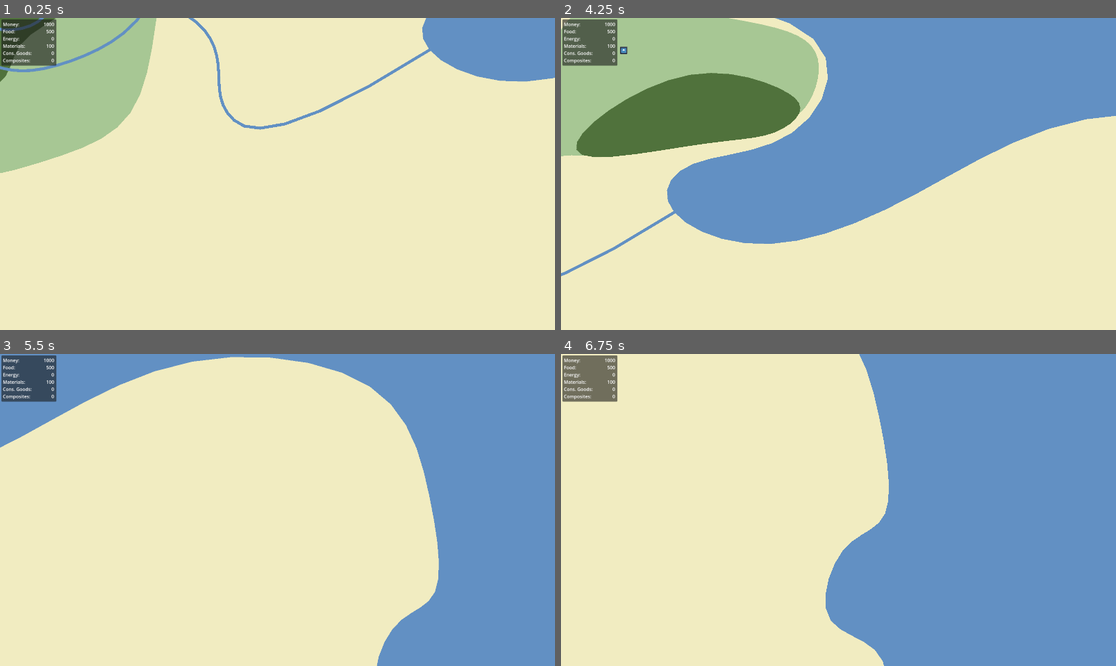
Above: before the commit, frames 1-4 (two rows, left to right).
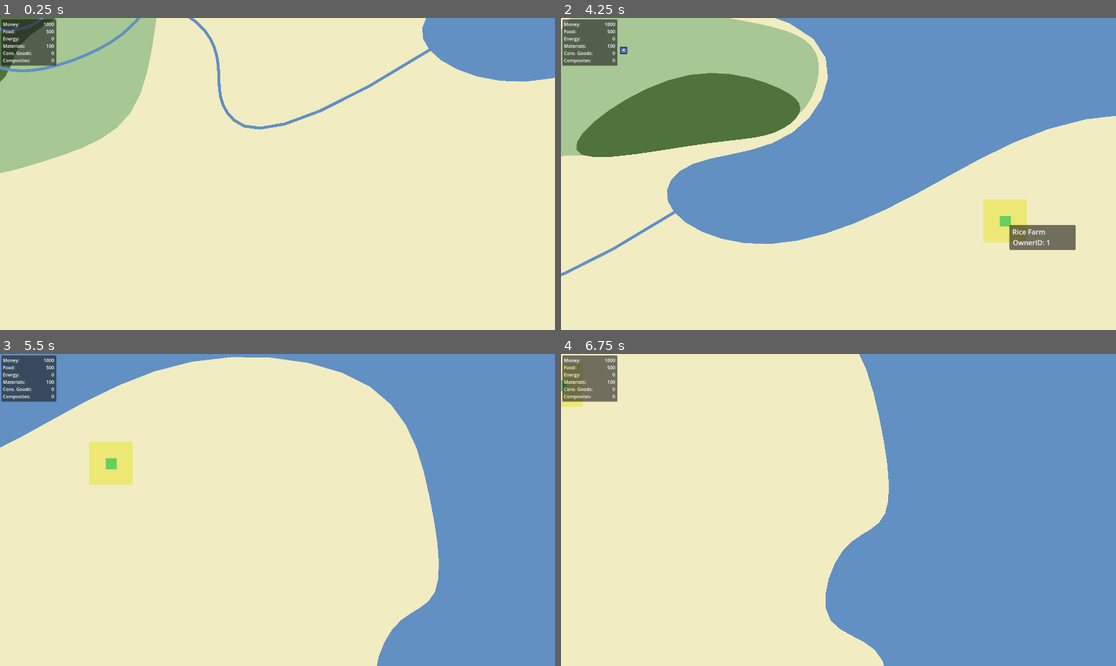
Above: after the commit, the same moments.

Repository: Novation257/Nations-Refounded
Game: Godot game, scene res://masterScene.tscn
Two runs of this game, one before a commit and one after it. Both use one fixed random seed, a clock stepped at 60 frames per second and the inputs below. The engine's default icon, where the game draws it, is replaced by a stand-in: a white triangle on a blue panel in a dark square.
Inputs (mouse positions are in pixels of both pictures, inside the frame that each line leads up to):
- Up to frame 1 (0.25 s): no input
- Up to frame 2 (4.25 s): tap Enter at 0.5, 2, 3.5 s; move the mouse to (960, 158) at 0.52 s; press the mouse at (960, 158) at 0.53 s; tap Space at 1.25, 2.75 s; move the mouse to (727, 189) at 1.27 s; release the mouse at (727, 189) at 1.28 s; click (727, 189) at 1.35 s; move the mouse to (894, 105) at 2.02 s; press the mouse at (894, 105) at 2.03 s; move the mouse to (810, 236) at 2.77 s; release the mouse at (810, 236) at 2.78 s; click (810, 236) at 2.85 s; move the mouse to (1005, 220) at 3.52 s; press the mouse at (1005, 220) at 3.53 s; tap F1 (debug1, bound only after the commit) at 4.15 s
- Up to frame 3 (5.5 s): move the mouse to (111, 463) at 4.27 s; release the mouse at (111, 463) at 4.28 s; click (111, 463) at 4.35 s; tap Space at 5 s; move the mouse to (305, 510) at 5.02 s; press the mouse at (305, 510) at 5.03 s
- Up to frame 4 (6.75 s): move the mouse to (755, 432) at 5.77 s; release the mouse at (755, 432) at 5.78 s; click (755, 432) at 5.85 s; move the mouse to (960, 494) at 6.52 s; press the mouse at (960, 494) at 6.53 s

The runs differ from the first frame. In frame 2, 1.9% of the frame differs, in the area x 76-93%, y 58-75%; in frame 3, 1.1%; in frame 4, 0.4%.

Commit message:
Work on Resource Nodes, Extractors, and basic UI

Diff:
--- a/ClientApp/scenes/ui.tscn
+++ b/ClientApp/UI/Cam+UI.tscn
@@ -1,6 +1,6 @@
 [gd_scene load_steps=2 format=3 uid="uid://lkthen7k7xap"]
 
-[ext_resource type="Script" path="res://scripts/cameraControls.gd" id="1_0pqkt"]
+[ext_resource type="Script" path="res://UI/cameraControls.gd" id="1_0pqkt"]
 
 [node name="Camera2D" type="Camera2D"]
 limit_left = -5000
@@ -19,6 +19,7 @@
 pivot_offset = Vector2(-5, -5)
 
 [node name="Money Title" type="Label" parent="UI/Resources"]
+layout_mode = 0
 offset_left = 5.0
 offset_top = 5.0
 offset_right = 63.0
@@ -34,6 +35,7 @@
 text = "Food:"
 
 [node name="Energy Title" type="Label" parent="UI/Resources"]
+layout_mode = 0
 offset_left = 5.0
 offset_top = 55.0
 offset_right = 63.0
@@ -41,6 +43,7 @@
 text = "Energy:"
 
 [node name="BM Title" type="Label" parent="UI/Resources"]
+layout_mode = 0
 offset_left = 5.0
 offset_top = 80.0
 offset_right = 82.0
@@ -48,6 +51,7 @@
 text = "Materials:"
 
 [node name="CG Title" type="Label" parent="UI/Resources"]
+layout_mode = 0
 offset_left = 5.0
 offset_top = 105.0
 offset_right = 100.0
@@ -55,6 +59,7 @@
 text = "Cons. Goods:"
 
 [node name="Composites Title" type="Label" parent="UI/Resources"]
+layout_mode = 0
 offset_left = 5.0
 offset_top = 130.0
 offset_right = 100.0
@@ -73,6 +78,7 @@
 
 [node name="Food Number" type="Label" parent="UI/Resources"]
 unique_name_in_owner = true
+layout_mode = 0
 offset_left = 100.0
 offset_top = 30.0
 offset_right = 183.0
@@ -82,6 +88,7 @@
 
 [node name="Energy Number" type="Label" parent="UI/Resources"]
 unique_name_in_owner = true
+layout_mode = 0
 offset_left = 100.0
 offset_top = 55.0
 offset_right = 183.0
@@ -91,6 +98,7 @@
 
 [node name="BM Number" type="Label" parent="UI/Resources"]
 unique_name_in_owner = true
+layout_mode = 0
 offset_left = 100.0
 offset_top = 80.0
 offset_right = 183.0
@@ -100,6 +108,7 @@
 
 [node name="CG Number" type="Label" parent="UI/Resources"]
 unique_name_in_owner = true
+layout_mode = 0
 offset_left = 100.0
 offset_top = 105.0
 offset_right = 183.0
@@ -109,6 +118,7 @@
 
 [node name="Composites Number" type="Label" parent="UI/Resources"]
 unique_name_in_owner = true
+layout_mode = 0
 offset_left = 100.0
 offset_top = 130.0
 offset_right = 183.0
--- /dev/null
+++ b/ClientApp/gameObjects/extractor/GenericExtractor.tscn
@@ -0,0 +1,54 @@
+[gd_scene load_steps=3 format=3 uid="uid://b8witt57rpqyq"]
+
+[ext_resource type="Script" path="res://gameObjects/extractor/extractor.gd" id="1_mq0md"]
+
+[sub_resource type="RectangleShape2D" id="RectangleShape2D_x1knm"]
+
+[node name="Extractor Cube" type="Polygon2D"]
+scale = Vector2(7.5, 7.418)
+color = Color(0.909804, 0.886275, 0.141176, 0.482353)
+polygon = PackedVector2Array(-10, -10, -10, 10, 10, 10, 10, -10)
+script = ExtResource("1_mq0md")
+metadata/outputs = {}
+metadata/ownerID = 0
+metadata/type = ""
+
+[node name="Extractor Cube" type="Polygon2D" parent="."]
+position = Vector2(0.13335, 0.269653)
+scale = Vector2(0.25, 0.248)
+color = Color(0.403922, 0.815686, 0.372549, 1)
+polygon = PackedVector2Array(-10, -10, -10, 10, 10, 10, 10, -10)
+
+[node name="Area2D" type="Area2D" parent="."]
+
+[node name="CollisionShape2D" type="CollisionShape2D" parent="Area2D"]
+shape = SubResource("RectangleShape2D_x1knm")
+
+[node name="UI" type="Panel" parent="."]
+unique_name_in_owner = true
+offset_left = 32.0
+offset_top = -27.0
+offset_right = 185.0
+offset_bottom = 31.0
+scale = Vector2(0.2, 0.2)
+
+[node name="ownerID" type="Label" parent="UI"]
+unique_name_in_owner = true
+layout_mode = 0
+offset_left = 8.0
+offset_top = 29.1763
+offset_right = 104.0
+offset_bottom = 52.1763
+text = "OwnerID: 12"
+
+[node name="type" type="Label" parent="UI"]
+unique_name_in_owner = true
+layout_mode = 0
+offset_left = 7.33333
+offset_top = 4.237
+offset_right = 202.333
+offset_bottom = 27.237
+text = "Extractor Name"
+
+[connection signal="mouse_entered" from="Area2D" to="." method="_on_area_2d_mouse_entered"]
+[connection signal="mouse_exited" from="Area2D" to="." method="_on_area_2d_mouse_exited"]
--- /dev/null
+++ b/ClientApp/gameObjects/extractor/extractor.gd
@@ -0,0 +1,41 @@
+extends Polygon2D
+
+#UI
+var UI:Panel
+var UI_ownerID:Label
+var UI_type:Label
+
+# Called when the node enters the scene tree for the first time.
+func _ready() -> void:
+	# Wait for variable and metadata updates from main script
+
+	UI = get_node("%UI")
+	UI.visible = false
+
+	UI_ownerID = get_node("%ownerID")
+	UI_ownerID.text = "OwnerID: " + str(get_meta("ownerID"))
+
+	UI_type = get_node("%type")
+	UI_type.text = get_meta("type")
+
+	pass # Replace with function body.
+
+
+# Called every frame. 'delta' is the elapsed time since the previous frame.
+func _process(delta: float) -> void:
+	if UI.visible == true:
+		var m_pos:Vector2 = get_local_mouse_position()
+		UI.position[0] = m_pos[0] + 2
+		UI.position[1] = m_pos[1] + 2
+
+	pass
+
+
+func _on_area_2d_mouse_entered() -> void:
+	UI.visible = true
+	pass # Replace with function body.
+
+
+func _on_area_2d_mouse_exited() -> void:
+	UI.visible = false
+	pass # Replace with function body.
--- /dev/null
+++ b/ClientApp/gameObjects/resourceNode/GenericResourceNode.tscn
@@ -0,0 +1,39 @@
+[gd_scene load_steps=4 format=3 uid="uid://dyisil0laddwh"]
+
+[ext_resource type="Texture2D" uid="uid://cv1gw87h4waa7" path="res://sprites/icon.svg" id="1_5e3ej"]
+[ext_resource type="Script" path="res://gameObjects/resourceNode/resourceNode.gd" id="1_fp0ch"]
+
+[sub_resource type="RectangleShape2D" id="RectangleShape2D_70tww"]
+
+[node name="GenericResourceNode" type="Node2D"]
+script = ExtResource("1_fp0ch")
+metadata/resource = "None"
+
+[node name="Bananas RN" type="Sprite2D" parent="."]
+scale = Vector2(0.2, 0.2)
+texture = ExtResource("1_5e3ej")
+
+[node name="Area2D" type="Area2D" parent="."]
+scale = Vector2(1.25, 1.25)
+
+[node name="CollisionShape2D" type="CollisionShape2D" parent="Area2D"]
+shape = SubResource("RectangleShape2D_70tww")
+
+[node name="UI" type="Panel" parent="."]
+unique_name_in_owner = true
+offset_left = 32.0
+offset_top = -27.0
+offset_right = 142.0
+offset_bottom = 8.0
+
+[node name="RN_Name" type="Label" parent="UI"]
+unique_name_in_owner = true
+layout_mode = 0
+offset_left = 5.0
+offset_top = 5.0
+offset_right = 87.0
+offset_bottom = 28.0
+text = "RN_Name"
+
+[connection signal="mouse_entered" from="Area2D" to="." method="_on_area_2d_mouse_entered"]
+[connection signal="mouse_exited" from="Area2D" to="." method="_on_area_2d_mouse_exited"]
--- /dev/null
+++ b/ClientApp/gameObjects/resourceNode/resourceNode.gd
@@ -0,0 +1,39 @@
+extends Node2D
+
+var RN_name:String
+
+#UI
+var UI:Panel
+var UI_name:Label
+
+# Called when the node enters the scene tree for the first time.
+func _ready() -> void:
+	RN_name = get_meta("resource")
+
+	UI = get_node("%UI")
+	UI.visible = false
+
+	UI_name = get_node("%RN_Name")
+	UI_name.text = RN_name
+
+	pass
+
+
+# Called every frame. 'delta' is the elapsed time since the previous frame.
+func _process(delta: float) -> void:
+	if UI.visible == true:
+		var m_pos:Vector2 = get_local_mouse_position()
+		UI.position[0] = m_pos[0] + 2
+		UI.position[1] = m_pos[1] + 2
+
+	pass
+
+
+func _on_area_2d_mouse_entered() -> void:
+	UI.visible = true
+	pass
+
+
+func _on_area_2d_mouse_exited() -> void:
+	UI.visible = false
+	pass
--- a/ClientApp/masterScene.tscn
+++ b/ClientApp/masterScene.tscn
@@ -1,11 +1,12 @@
-[gd_scene load_steps=5 format=3 uid="uid://cyex4x6u3epw2"]
+[gd_scene load_steps=6 format=3 uid="uid://cyex4x6u3epw2"]
 
 [ext_resource type="Script" path="res://scripts/masterScene.gd" id="1_fideo"]
 [ext_resource type="Script" path="res://addons/splines/spline_2d.gd" id="3_tiwjy"]
-[ext_resource type="PackedScene" uid="uid://dyisil0laddwh" path="res://scenes/GenericResourceNode.tscn" id="4_veajf"]
-[ext_resource type="PackedScene" uid="uid://lkthen7k7xap" path="res://scenes/ui.tscn" id="4_ykco2"]
+[ext_resource type="PackedScene" uid="uid://dyisil0laddwh" path="res://gameObjects/resourceNode/GenericResourceNode.tscn" id="4_veajf"]
+[ext_resource type="PackedScene" uid="uid://lkthen7k7xap" path="res://UI/Cam+UI.tscn" id="4_ykco2"]
+[ext_resource type="PackedScene" uid="uid://b8witt57rpqyq" path="res://gameObjects/extractor/GenericExtractor.tscn" id="5_spx8q"]
 
-[node name="Node2D" type="Node2D"]
+[node name="Master Node" type="Node2D"]
 script = ExtResource("1_fideo")
 
 [node name="Map" type="CanvasGroup" parent="."]
@@ -21,7 +22,7 @@
 position = Vector2(65.9999, 155)
 script = ExtResource("3_tiwjy")
 points = PackedVector2Array(-2433.31, -518.684, -2004.8, -716.461, -1647.84, -804.659, -1484.05, -1021.36, -987.639, -1 …(1136 unchanged characters)…
-weights = PackedFloat32Array(1, 1, 1, 1, 1, 1, 1, 1, 1, 1, 1 …(119276 unchanged characters)… 1, 1, 1, 1, 1, 1, 1, 1, 1, 1, 1, 1, 1, 1)
+weights = PackedFloat32Array(1, 1, 1, 1, 1, 1, 1, 1, 1, 1, 1 …(119276 unchanged characters)… 1, 1, 1, 1, 1, 1, 1, 1, 1, 1, 1, 1, 1, 1, 1, 1, 1, 1, 1, 1, 1, 1, 1, 1, 1, 1, 1, 1, 1, 1, 1, 1, 1, 1, 1, 1, 1, 1, 1, 1, 1, 1, 1, 1, 1, 1, 1, 1, 1, 1, 1, 1, 1, 1, 1, 1, 1, 1, 1, 1, 1, 1, 1, 1, 1, 1, 1, 1, 1, 1, 1, 1, 1, 1, 1, 1, 1, 1, 1, 1, 1, 1)
 open = false
 border = false
 fill = true
@@ -31,7 +32,7 @@
 position = Vector2(-980, -203)
 script = ExtResource("3_tiwjy")
 points = PackedVector2Array(-243.622, -222.623, 78.9117, -640.832, 508.909, -930.005, 665.709, -836.773, 563.194, -447.16, 530.291, 35.7971, 207.751, 151.71, -248.317, 285.678, -1009.16, 55.1613, -1048.76, 258.808, -1298.16, 142.881, -1164.63, -108.98, -776.504, -20.901, -700.589, -274.256)
-weights = PackedFloat32Array(1, 1, 1, 1, 1, 1, 1, 1, 1, 1, 1 …(21725 unchanged characters)… 1, 1, 1, 1, 1, 1, 1, 1, 1, 1, 1, 1, 1, 1)
+weights = PackedFloat32Array(1, 1, 1, 1, 1, 1, 1, 1, 1, 1, 1 …(21725 unchanged characters)… 1, 1, 1, 1, 1, 1, 1, 1, 1, 1, 1, 1, 1, 1, 1, 1, 1, 1, 1, 1, 1, 1, 1, 1, 1, 1, 1, 1, 1, 1, 1, 1, 1, 1, 1, 1, 1, 1, 1, 1, 1, 1, 1, 1, 1, 1, 1, 1, 1, 1, 1, 1, 1, 1, 1, 1, 1, 1, 1, 1, 1, 1, 1, 1, 1, 1, 1, 1, 1, 1, 1, 1, 1, 1, 1, 1, 1, 1, 1, 1, 1, 1)
 open = false
 border = false
 fill = true
@@ -41,7 +42,7 @@
 position = Vector2(-1035, -521)
 script = ExtResource("3_tiwjy")
 points = PackedVector2Array(-786.552, 194.825, -253.795, -31.4633, 173.837, -409.204, 467.833, -79.5718, 82.9648, 45.1541, 145.328, 255.406, -367.83, 258.97)
-weights = PackedFloat32Array(1, 1, 1, 1, 1, 1, 1, 1, 1, 1, 1 …(15668 unchanged characters)… 1, 1, 1, 1, 1, 1, 1, 1, 1, 1, 1, 1, 1, 1)
+weights = PackedFloat32Array(1, 1, 1, 1, 1, 1, 1, 1, 1, 1, 1 …(15668 unchanged characters)… 1, 1, 1, 1, 1, 1, 1, 1, 1, 1, 1, 1, 1, 1, 1, 1, 1, 1, 1, 1, 1, 1, 1, 1, 1, 1, 1, 1, 1, 1, 1, 1, 1, 1, 1, 1, 1, 1, 1, 1, 1, 1, 1, 1, 1, 1, 1, 1, 1, 1, 1, 1, 1, 1, 1, 1, 1, 1, 1, 1, 1, 1, 1, 1, 1, 1, 1, 1, 1, 1, 1, 1, 1, 1, 1, 1, 1, 1, 1, 1, 1, 1)
 open = false
 border = false
 fill = true
@@ -88,7 +89,7 @@
 position = Vector2(-1735, 113)
 script = ExtResource("3_tiwjy")
 points = PackedVector2Array(-243.622, -222.623, 110.098, -223.524, 539.917, -135.425, 323.673, -36.6466, 128.786, -12.6194, 18.7378, 201.189, -274.336, 120.865)
-weights = PackedFloat32Array(1, 1, 1, 1, 1, 1, 1, 1, 1, 1, 1 …(4448 unchanged characters)… 1, 1, 1, 1, 1, 1, 1, 1, 1, 1, 1, 1, 1, 1)
+weights = PackedFloat32Array(1, 1, 1, 1, 1, 1, 1, 1, 1, 1, 1 …(4448 unchanged characters)… 1, 1, 1, 1, 1, 1, 1, 1, 1, 1, 1, 1, 1, 1, 1, 1, 1, 1, 1, 1, 1, 1, 1, 1, 1, 1, 1, 1, 1, 1, 1, 1, 1, 1, 1, 1, 1, 1, 1, 1, 1, 1, 1, 1, 1, 1, 1, 1, 1, 1, 1, 1, 1, 1, 1, 1, 1, 1, 1, 1, 1, 1, 1, 1, 1, 1, 1, 1, 1, 1, 1, 1, 1, 1, 1, 1, 1, 1, 1, 1, 1, 1)
 open = false
 border = false
 fill = true
@@ -98,7 +99,7 @@
 position = Vector2(556, -855)
 script = ExtResource("3_tiwjy")
 points = PackedVector2Array(19.9692, -265.708, 355.59, -217.762, 478.451, -142.847, 469.461, -5.00256, 402.259, 102.07, 340.631, 91.9543, 138.782, -110.154, -244.144, 58.0143, -265.713, 259.592, -369.792, 206.203, -654.269, 288.666, -429.523, -268.705, -243.733, -340.623)
-weights = PackedFloat32Array(1, 1, 1, 1, 1, 1, 1, 1, 1, 1, 1 …(35006 unchanged characters)… 1, 1, 1, 1, 1, 1, 1, 1, 1, 1, 1, 1, 1, 1)
+weights = PackedFloat32Array(1, 1, 1, 1, 1, 1, 1, 1, 1, 1, 1 …(35006 unchanged characters)… 1, 1, 1, 1, 1, 1, 1, 1, 1, 1, 1, 1, 1, 1, 1, 1, 1, 1, 1, 1, 1, 1, 1, 1, 1, 1, 1, 1, 1, 1, 1, 1, 1, 1, 1, 1, 1, 1, 1, 1, 1, 1, 1, 1, 1, 1, 1, 1, 1, 1, 1, 1, 1, 1, 1, 1, 1, 1, 1, 1, 1, 1, 1, 1, 1, 1, 1, 1, 1, 1, 1, 1, 1, 1, 1, 1, 1, 1, 1, 1, 1, 1)
 open = false
 border = false
 fill = true
@@ -108,54 +109,43 @@
 position = Vector2(525, -701)
 script = ExtResource("3_tiwjy")
 points = PackedVector2Array(-326.819, -35.0415, 65.0303, -257.976, 397.181, -159.042, 467.833, -79.5718, 343.181, 16.9585, 137.181, 20.9585, -388.181, 122.949)
-weights = PackedFloat32Array(1, 1, 1, 1, 1, 1, 1, 1, 1, 1, 1 …(20912 unchanged characters)… 1, 1, 1, 1, 1, 1, 1, 1, 1, 1, 1, 1, 1, 1)
+weights = PackedFloat32Array(1, 1, 1, 1, 1, 1, 1, 1, 1, 1, 1 …(20912 unchanged characters)… 1, 1, 1, 1, 1, 1, 1, 1, 1, 1, 1, 1, 1, 1, 1, 1, 1, 1, 1, 1, 1, 1, 1, 1, 1, 1, 1, 1, 1, 1, 1, 1, 1, 1, 1, 1, 1, 1, 1, 1, 1, 1, 1, 1, 1, 1, 1, 1, 1, 1, 1, 1, 1, 1, 1, 1, 1, 1, 1, 1, 1, 1, 1, 1, 1, 1, 1, 1, 1, 1, 1, 1, 1, 1, 1, 1, 1, 1, 1, 1, 1, 1)
 open = false
 border = false
 fill = true
 fill_color = Color(0.313726, 0.447059, 0.235294, 1)
 
-[node name="Res Nodes" type="Node2D" parent="Map"]
-
-[node name="Coal RN" parent="Map/Res Nodes" instance=ExtResource("4_veajf")]
-position = Vector2(-1443, -495)
-
-[node name="Bananas RN" parent="Map/Res Nodes" instance=ExtResource("4_veajf")]
-position = Vector2(-1499, -2)
-
-[node name="Cocoa RN" parent="Map/Res Nodes" instance=ExtResource("4_veajf")]
-position = Vector2(-823, -642)
-
-[node name="Cattle RN" parent="Map/Res Nodes" instance=ExtResource("4_veajf")]
-position = Vector2(351, -990)
-
-[node name="Extractor Cube" type="Polygon2D" parent="."]
-position = Vector2(-1408, -518)
-scale = Vector2(7.5, 7.418)
-color = Color(0.909804, 0.886275, 0.141176, 0.482353)
-polygon = PackedVector2Array(-10, -10, -10, 10, 10, 10, 10, -10)
-
-[node name="Extractor Cube" type="Polygon2D" parent="Extractor Cube"]
-position = Vector2(0.13335, 0.269653)
-scale = Vector2(0.25, 0.248)
-color = Color(0.403922, 0.815686, 0.372549, 1)
-polygon = PackedVector2Array(-10, -10, -10, 10, 10, 10, 10, -10)
-
-[node name="Extractor Cube2" type="Polygon2D" parent="."]
-position = Vector2(-815, -677)
-scale = Vector2(7.5, 7.418)
-color = Color(0.909804, 0.886275, 0.141176, 0.482353)
-polygon = PackedVector2Array(-10, -10, -10, 10, 10, 10, 10, -10)
-
-[node name="Extractor Cube" type="Polygon2D" parent="Extractor Cube2"]
-position = Vector2(0.13335, 0.269653)
-scale = Vector2(0.25, 0.248)
-color = Color(0.403922, 0.815686, 0.372549, 1)
-polygon = PackedVector2Array(-10, -10, -10, 10, 10, 10, 10, -10)
-
-[node name="Timer" type="Timer" parent="Extractor Cube2/Extractor Cube"]
-one_shot = true
-autostart = true
-
 [node name="camera+static ui" parent="." instance=ExtResource("4_ykco2")]
 unique_name_in_owner = true
 visible = false
+
+[node name="Extractors" type="Node2D" parent="."]
+unique_name_in_owner = true
+
+[node name="Extractor Cube" parent="Extractors" instance=ExtResource("5_spx8q")]
+position = Vector2(-815, -680)
+metadata/ownerID = 4
+metadata/type = "Cocoa Plantation"
+
+[node name="Extractor Cube2" parent="Extractors" instance=ExtResource("5_spx8q")]
+position = Vector2(-1478, -478)
+metadata/ownerID = 12
+metadata/type = "Coal Mine"
+
+[node name="Res Nodes" type="Node2D" parent="."]
+
+[node name="Coal RN" parent="Res Nodes" instance=ExtResource("4_veajf")]
+position = Vector2(-1443, -495)
+metadata/resource = "Coal"
+
+[node name="Bananas RN" parent="Res Nodes" instance=ExtResource("4_veajf")]
+position = Vector2(-1499, -2)
+metadata/resource = "Bananas"
+
+[node name="Cocoa RN" parent="Res Nodes" instance=ExtResource("4_veajf")]
+position = Vector2(-823, -642)
+metadata/resource = "Cocoa"
+
+[node name="Cattle RN" parent="Res Nodes" instance=ExtResource("4_veajf")]
+position = Vector2(351, -990)
+metadata/resource = "Cattle"
--- a/ClientApp/project.godot
+++ b/ClientApp/project.godot
@@ -36,3 +36,18 @@
 "events": [Object(InputEventMouseButton,"resource_local_to_scene":false,"resource_name":"","device":-1,"window_id":0,"a …(253 unchanged characters)…
 ]
 }
+debug1={
+"deadzone": 0.5,
+"events": [Object(InputEventKey,"resource_local_to_scene":false,"resource_name":"","device":-1,"window_id":0,"alt_pressed":false,"shift_pressed":false,"ctrl_pressed":false,"meta_pressed":false,"pressed":false,"keycode":0,"physical_keycode":4194332,"key_label":0,"unicode":0,"location":0,"echo":false,"script":null)
+]
+}
+debug2={
+"deadzone": 0.5,
+"events": [Object(InputEventKey,"resource_local_to_scene":false,"resource_name":"","device":-1,"window_id":0,"alt_pressed":false,"shift_pressed":false,"ctrl_pressed":false,"meta_pressed":false,"pressed":false,"keycode":0,"physical_keycode":4194333,"key_label":0,"unicode":0,"location":0,"echo":false,"script":null)
+]
+}
+cancel={
+"deadzone": 0.5,
+"events": [Object(InputEventKey,"resource_local_to_scene":false,"resource_name":"","device":-1,"window_id":0,"alt_pressed":false,"shift_pressed":false,"ctrl_pressed":false,"meta_pressed":false,"pressed":false,"keycode":0,"physical_keycode":4194305,"key_label":0,"unicode":0,"location":0,"echo":false,"script":null)
+]
+}
--- a/ClientApp/scenes/GenericResourceNode.tscn
+++ /dev/null
@@ -1,9 +0,0 @@
-[gd_scene load_steps=2 format=3 uid="uid://dyisil0laddwh"]
-
-[ext_resource type="Texture2D" uid="uid://cv1gw87h4waa7" path="res://sprites/icon.svg" id="1_5e3ej"]
-
-[node name="GenericResourceNode" type="Node2D"]
-
-[node name="Bananas RN" type="Sprite2D" parent="."]
-scale = Vector2(0.2, 0.2)
-texture = ExtResource("1_5e3ej")
--- a/ClientApp/scripts/masterScene.gd
+++ b/ClientApp/scripts/masterScene.gd
@@ -10,6 +10,25 @@
 var BMUI:Label
 var CGUI:Label
 var CompositesUI:Label
+
+func place_recource_extractor(type:String) -> void:
+	# Load resource and instanciate
+	var newExRes:Resource = load("res://gameObjects/extractor/GenericExtractor.tscn")
+	var newEx = newExRes.instantiate()
+
+	# Set extractor variables and metadata
+	newEx.name = type
+	newEx.set_meta("ownerID", curr_player.id)
+	newEx.set_meta("type", type)
+	newEx.position = get_global_mouse_position()
+
+	# Add to extractors node
+	get_node("%Extractors").add_child(newEx)
+
+	pass
+
+
+
 
 # Called when the node enters the scene tree for the first time.
 func _ready() -> void:
@@ -41,7 +60,14 @@
 
 # Called every frame. 'delta' is the elapsed time since the previous frame.
 func _process(delta: float) -> void:
+	# Update time
 	if(time != Time.get_ticks_msec() / 1000):
 		time = Time.get_ticks_msec() / 1000
 		print(time)
+
+	# Run input routines if button is pressed
+	if Input.is_action_just_pressed("debug1"):
+		place_recource_extractor("Rice Farm")
+
+	# Update UI
 	update_ui()
Renamed: ClientApp/scripts/cameraControls.gd -> ClientApp/UI/cameraControls.gd
